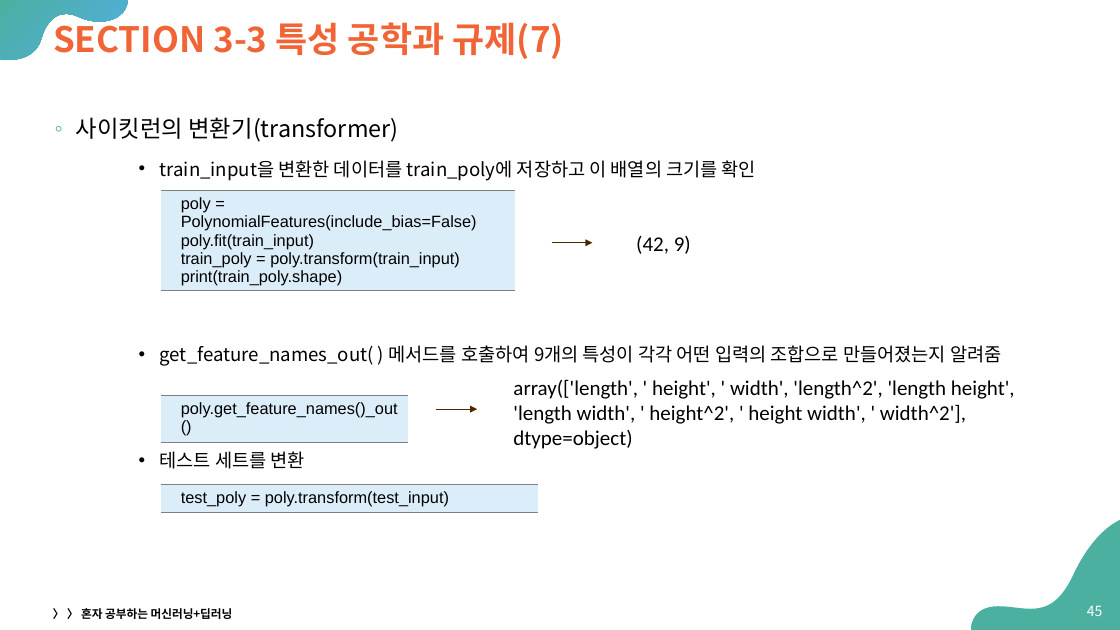
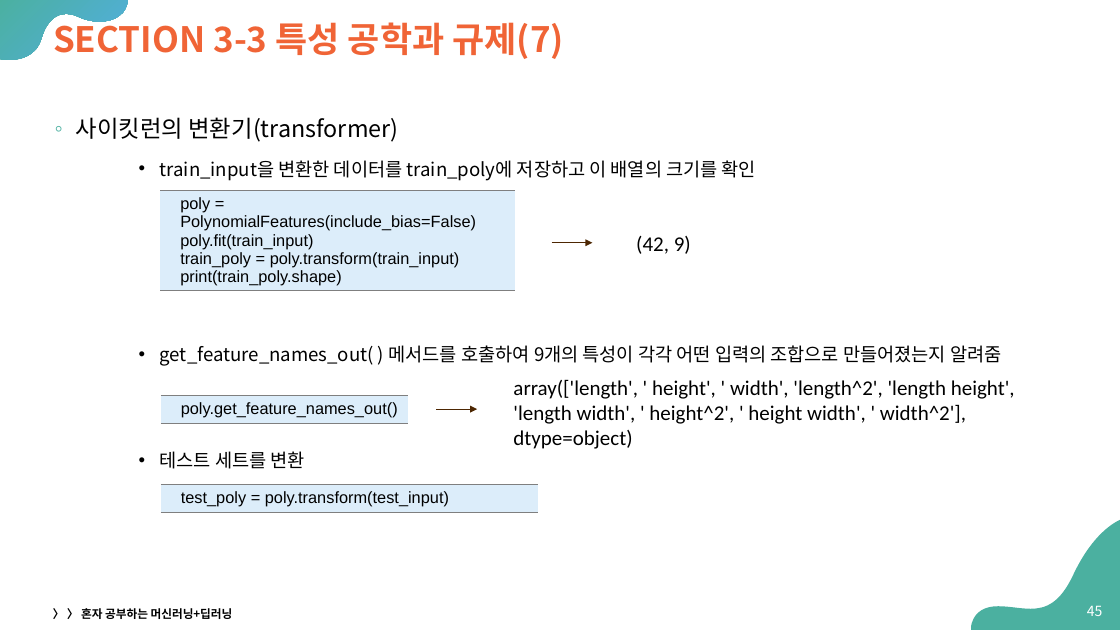
Before and after one commit to Sangdon-Park/Sangdon-Park.github.io, a slide deck: slide 45 of data/인공지능/03-회귀 알고리즘과 모델 규제.pptx. Drawn at 1120x630 pixels with LibreOffice and Linux fonts; fonts in the diff are those of the drawing. Boxes give left, top, right and bottom in pixels: in the first picture for what was removed or moved away, otherwise in the second. Text is boxed around its words. In the diff, an @@ line names an element or a change of style, - is before the commit and + after.

```diff
--- a/data/인공지능/03-회귀 알고리즘과 모델 규제.pptx
+++ b/data/인공지능/03-회귀 알고리즘과 모델 규제.pptx
@@ table: place and size @@
-table at (161,191,515,466)
+table at (160,191,515,290)
@@ table at (161,395,409,423) @@
-row 1, column 1: poly.get_feature_names()_out()
+row 1, column 1: poly.get_feature_names_out()
```
Also in this commit, not shown: 15 other slides changed, 2 other files.
